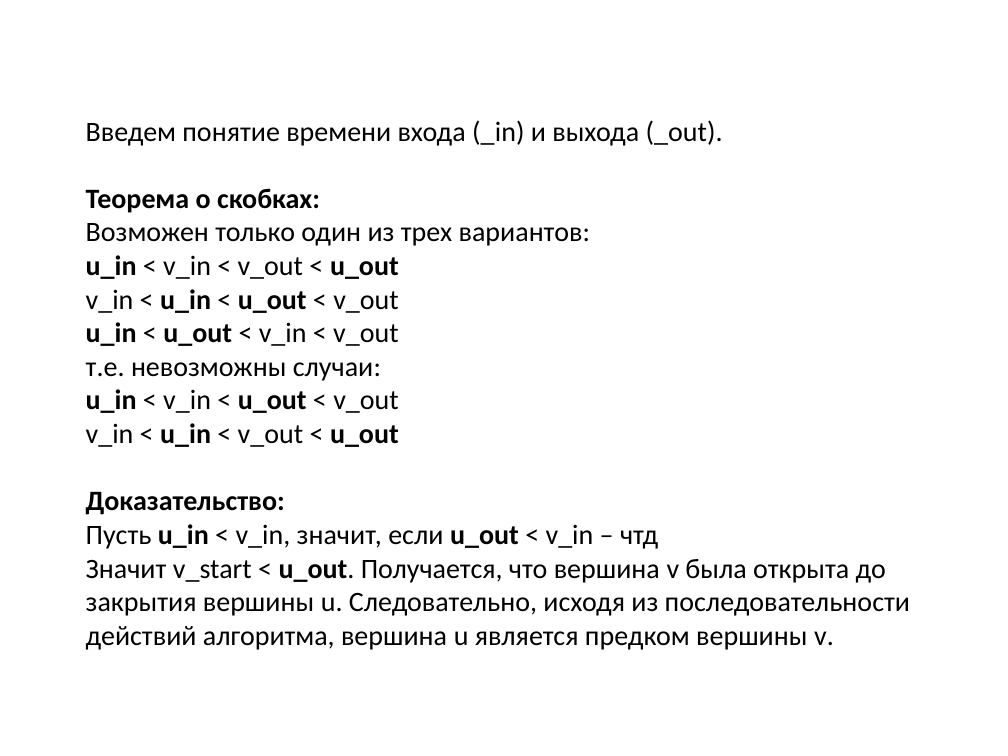
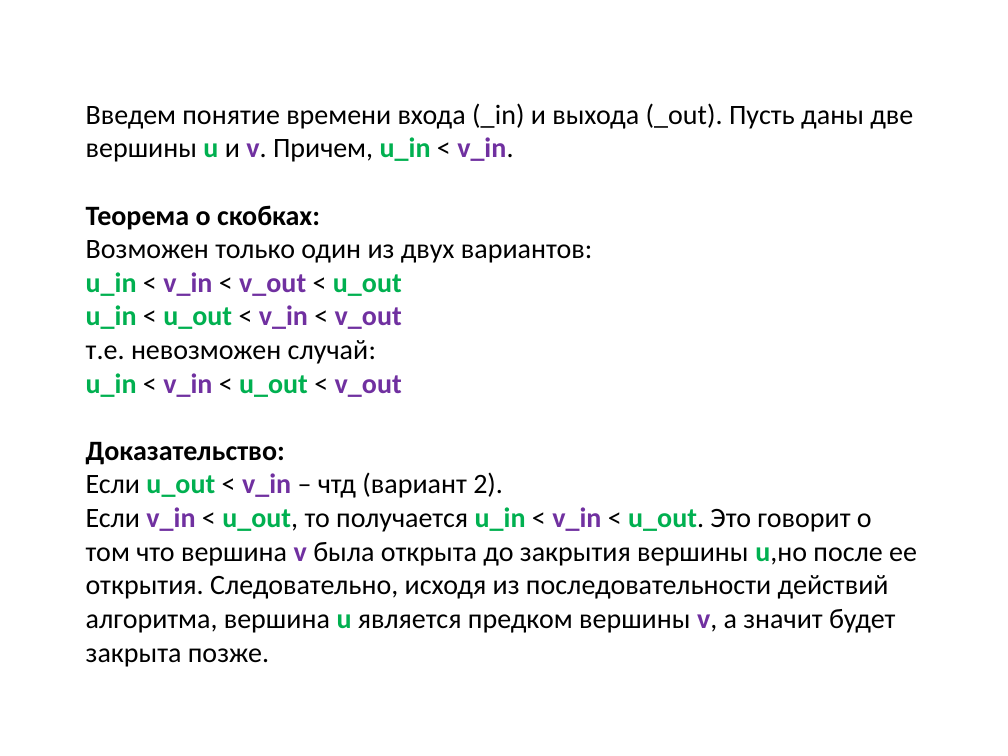
Before and after one commit to SteinbergOB/ANG, a slide deck: slide 44 of Презентации/Лекция 1.pptx. Drawn at 1008x756 pixels with LibreOffice and Linux fonts; fonts in the diff are those of the drawing. Boxes give left, top, right and bottom in pixels: in the first picture for what was removed or moved away, otherwise in the second. Text is boxed around its words. In the diff, an @@ line names an element or a change of style, - is before the commit and + after.

```diff
--- a/Презентации/Лекция 1.pptx
+++ b/Презентации/Лекция 1.pptx
@@ title at (86,103,917,667): text changed @@
-Введем понятие времени входа (_in) и выхода (_out).
-Теорема о скобках:
-Возможен только один из трех вариантов:
-u_in < v_in < v_out < u_out
-v_in < u_in < u_out < v_out
-u_in < u_out < v_in < v_out
-т.е. невозможны случаи:
-u_in < v_in < u_out < v_out
-v_in < u_in < v_out < u_out
-Доказательство:
-Пусть u_in < v_in, значит, если u_out < v_in – чтд
-Значит v_start < u_out. Получается, что вершина v была открыта до закрытия вершины u. Следовательно, исходя из последовательности действий алгоритма, вершина u является предком вершины v.
+Введем понятие времени входа (_in) и выхода (_out). Пусть даны две вершины u и v. Причем, u_in < v_in.
+Теорема о скобках:
+Возможен только один из двух вариантов:
+u_in < v_in < v_out < u_out
+u_in < u_out < v_in < v_out
+т.е. невозможен случай:
+u_in < v_in < u_out < v_out
+Доказательство:
+Если u_out < v_in – чтд (вариант 2).
+Если v_in < u_out, то получается u_in < v_in < u_out. Это говорит о том что вершина v была открыта до закрытия вершины u,но после ее открытия. Следовательно, исходя из последовательности действий алгоритма, вершина u является предком вершины v, а значит будет закрыта позже.
```
Also in this commit, not shown: 3 other slides changed, 10 slides added, 1 other file.
